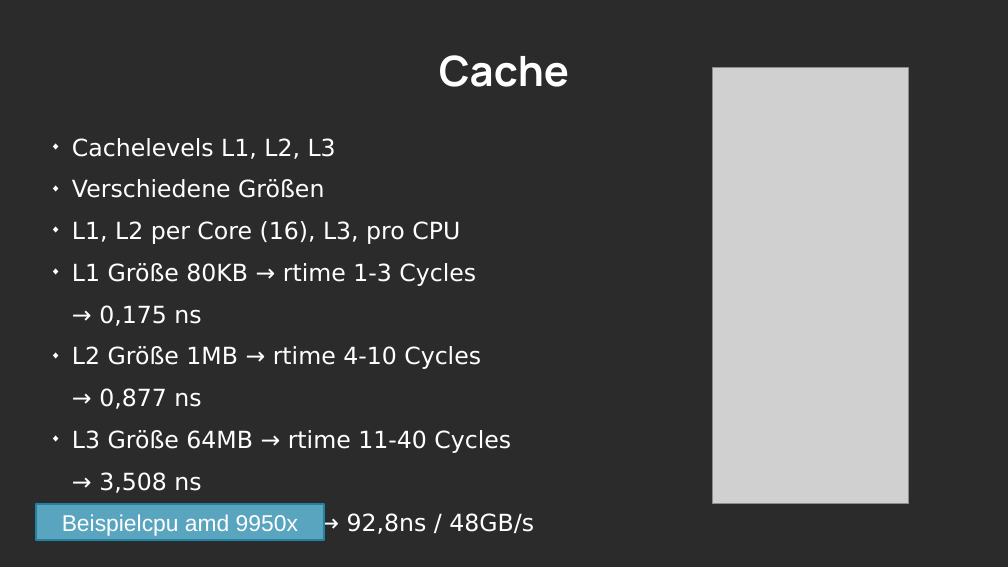
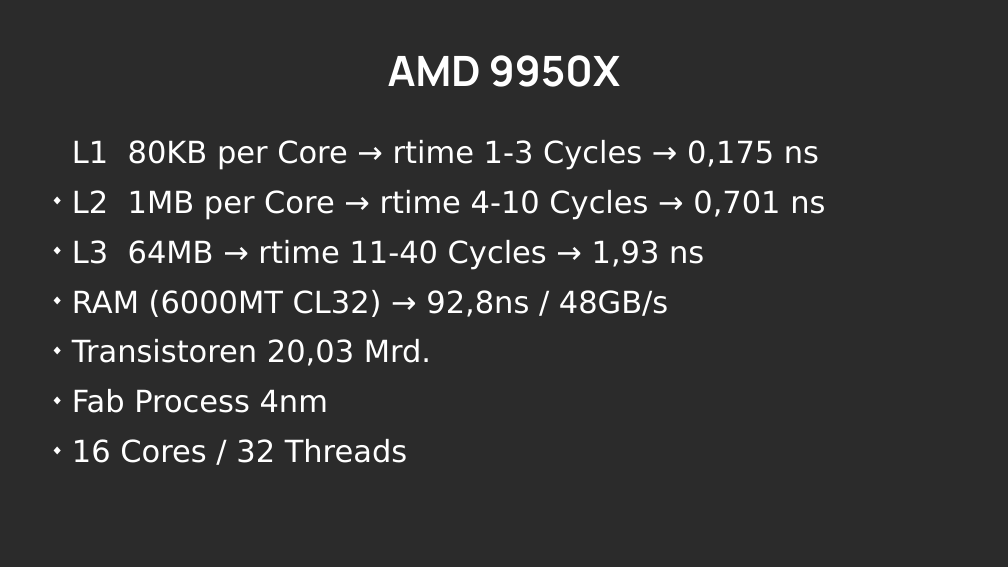
Before and after one commit to LordDreadfight/infpresentation, a slide deck: slide 17 of infCompilers.odp (slide 12 before the commit). Drawn at 1008x567 pixels with LibreOffice and Linux fonts; fonts in the diff are those of the drawing; grey boxes stand for pictures; background and template pictures are left out; a plain dark background stands for a picture behind light text. Boxes give left, top, right and bottom in pixels: in the first picture for what was removed or moved away, otherwise in the second. Text is boxed around its words. In the diff, an @@ line names an element or a change of style, - is before the commit and + after.

```diff
--- a/infCompilers.odp
+++ b/infCompilers.odp
@@ title at <box>388,55,620,87</box>: text changed @@
-Cache
+AMD 9950X
@@ picture removed at <box>713,68,910,504</box> @@
@@ text at <box>72,140,825,269</box>: text changed; size 18.6 to 24 pt @@
-◆ Cachelevels L1, L2, L3
-◆ Verschiedene Größen
-◆ L1, L2 per Core (16), L3, pro CPU
-◆ L1 Größe 80KB → rtime 1-3 Cycles
-→ 0,175 ns
-◆ L2 Größe 1MB → rtime 4-10 Cycles
-→ 0,877 ns
-◆ L3 Größe 64MB → rtime 11-40 Cycles
-→ 3,508 ns
+L1 80KB per Core → rtime 1-3 Cycles → 0,175 ns
+◆ L2 1MB per Core → rtime 4-10 Cycles → 0,701 ns
+◆ L3 64MB → rtime 11-40 Cycles → 1,93 ns
@@ text at <box>72,290,668,317</box>: size 18.6 to 24 pt in "RAM (6000MT CL32) → 92,8ns / 48GB/s" @@
@@ text at <box>72,339,431,463</box>: paragraphs added @@
+◆ Transistoren 20,03 Mrd.
+◆ Fab Process 4nm
+◆ 16 Cores / 32 Threads
@@ rectangle removed at <box>36,504,324,540</box> @@
-Beispielcpu amd 9950x
```
Also in this commit, not shown: 4 other slides changed, 15 slides added, 9 slides removed, 5 other files.
